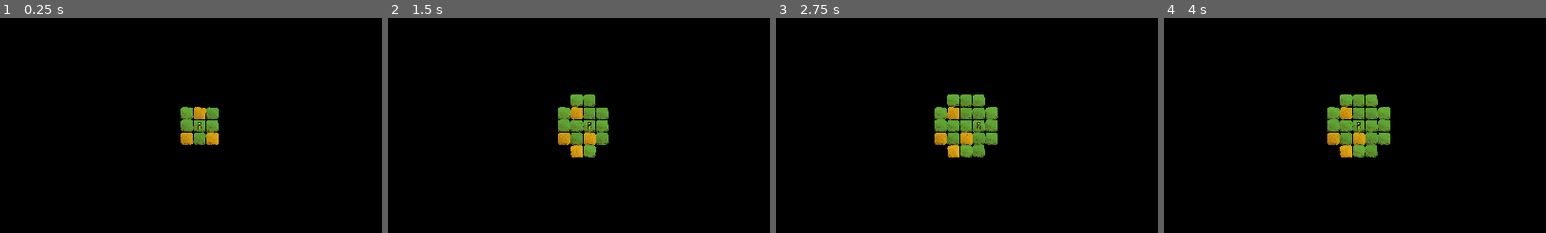
Above: before the commit, frames 1-4 (left to right).
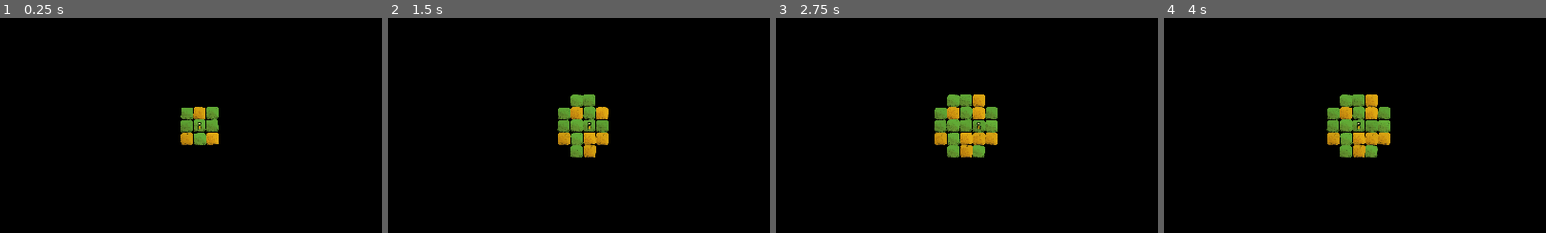
Above: after the commit, the same moments.

Repository: arrayewhy/Worlds
Game: Godot game, scene res://Scenes/Main.tscn
The game is run twice, just before and just after one commit, with the same random seed, the same clock (stepped at 60 frames per second) and the same inputs.
Inputs (mouse positions are % of the whole screen's width and height, from its top left):
- Up to frame 1 (0.25 s): no input
- Up to frame 2 (1.5 s): tap Enter (Enter) at 0.5, 0.6 s; move the mouse to (72, 45) at 0.52 s; hold D (Right) 0.53-1.25 s; click (72, 45) at 0.67 s; drag from (30, 55) to (45, 70) at 1.27 s
- Up to frame 3 (2.75 s): move the mouse to (60, 28) at 2.02 s; hold D (Right) from 2.03 s (still down); hold ` (Tilde) from 2.03 s (still down)
- Up to frame 4 (4 s): release D (Right) at 2.75 s; release ` (Tilde) at 2.75 s; drag from (45, 70) to (20, 35) at 2.77 s; move the mouse to (80, 65) at 3.52 s; hold A (Left) from 3.53 s (still down); tap O at 3.6 s
The pictures show only the part of the screen within x 24-74%, y 25-75%; the shares and areas given below are measured in that part.

The runs differ from the first frame. In frame 1, 0.3% of the frame differs, in the area x 47-58%, y 41-60%; in frame 2, 1.1%; in frame 3, 1.6%, in the area x 41-59%, y 35-65%; in frame 4, 1.5%.

Commit message:
Relegate [Biome Position Randomisation to the biome Sprite]

Diff:
--- a/worlds/Scripts/Biomes/Biome-Spawner.gd
+++ b/worlds/Scripts/Biomes/Biome-Spawner.gd
@@ -4,20 +4,21 @@
 
 @export var biomeHolder:Node;
 
+
 func _ready() -> void:
 	get_parent().SpawnInit.connect(SpawnInitBiomes);
 	get_parent().SpawnAround.connect(On_SpawnAround);
 
+
 # [ 1 / 3 ] Functions: Biome Spawning ----------------------------------------------------------------------------------------------------
+
 
 func SpawnBiome(gPos:Vector2i, type:Biome_Master.Type, interType:InteractionMaster.Type = InteractionMaster.Type.NULL) -> void:
 	var newBiome:Object = biomePrefab.instantiate();
 	newBiome.Initialise(gPos, type);
 	biomeHolder.add_child(newBiome);
-	# Position New Biome in World Space with slight randomisation
-	var newPos:Vector2 = Vector2(gPos) * World.cellSize;
-	newPos += Vector2(randf_range(-6, 6), randf_range(-6, 6));
-	newBiome.position = newPos;
+	# Position New Biome in World Space
+	newBiome.position = Vector2(gPos) * World.cellSize;
 	# Record the biome
 	World.Record_Biome(gPos, newBiome, type);
 	newBiome.Initialise_Interaction(gPos, type, interType);
@@ -25,8 +26,10 @@
 	# Debug Message
 	#InGameDebugger.Say(str(gPos, " : ", World.Get_BiomeType(gPos), ", ", World.Get_InteractionType(gPos)), true);
 
+
 func SpawnRandomBiome(gPos:Vector2i, interType:InteractionMaster.Type = InteractionMaster.Type.NULL) -> void:
 	SpawnBiome(gPos, Biome_Master.RandomBiomeType(), interType);
+
 
 func SpawnRandomBiomes(gPos:Vector2i, reach:int) -> void:
 	var empties:Array[Vector2i] = GridPos_Utils.Empties_Around(gPos, reach);
@@ -34,16 +37,13 @@
 		for e in empties:
 			SpawnRandomBiome(e);
 
+
 func SpawnRandomBiomes_Influenced(currGPos:Vector2i, _prevGPos:Vector2i, spawnRange:int, influenceRange:int) -> void:
 
 	var spawnPoints:Array[Vector2i] = GridPos_Utils.Empties_Around(currGPos, spawnRange);
 
 	if spawnPoints.size() == 0:
 		return;
-
-	# Remove a random spawn point just for fun!
-	if spawnPoints.size() > 1:
-		spawnPoints.remove_at(randi_range(0, spawnPoints.size() - 1));
 
 	# Get Surrounding Biomes with Grid Positions used to compare with each Spawn Point and get
 	# its Adjacent Biome Type, which will determine the Influences used in selecting the
@@ -68,8 +68,10 @@
 				break;
 	#InGameDebugger.Say("\n");
 
+
 func On_SpawnAround(currGPos:Vector2i, prevGPos:Vector2i) -> void:
 	SpawnRandomBiomes_Influenced(currGPos, prevGPos, 2, 1);
+
 
 func SpawnInitBiomes(gPos:Vector2i) -> void:
 	var surroundingEmpties = GridPos_Utils.GridPositions_Around(gPos, 1);
@@ -77,7 +79,9 @@
 		SpawnRandomBiome(e);
 	get_parent().SpawnInit.disconnect(SpawnInitBiomes);
 
+
 # [ 2 / 3 ] Functions: Bias ----------------------------------------------------------------------------------------------------
+
 
 func Get_NeighbourBias(neighbourBiome:Biome_Master.Type) -> Array[Biome_Master.Type]:
 
--- a/worlds/Scripts/Biomes/Biome.gd
+++ b/worlds/Scripts/Biomes/Biome.gd
@@ -6,6 +6,8 @@
 # Variables
 var type:Biome_Master.Type;
 var gridPos:Vector2i;
+const rotRandLimit:float = .05;
+const posRandLimit:float = 8;
 
 func Initialise(gPos:Vector2i, biomeType:Biome_Master.Type) -> void:
 
@@ -15,7 +17,10 @@
 		biomeSprite = $"Biome-Sprite";
 
 	# A bit of Visual Styling
-	self.rotate(randf_range(-.05, .05));
+	biomeSprite.rotate(randf_range(-rotRandLimit, rotRandLimit));
+	biomeSprite.position += Vector2(randf_range(-posRandLimit, posRandLimit), randf_range(-posRandLimit, posRandLimit));
+	#InGameDebugger.Say(position)
+	#position += rand;
 	biomeSprite.modulate.v = randf_range(.9, 1);
 
 	match biomeType:
--- a/worlds/Scripts/Classes/GridPos_Utils.gd
+++ b/worlds/Scripts/Classes/GridPos_Utils.gd
@@ -12,11 +12,14 @@
 
 	for row in size:
 		for col in size:
+
 			var targ:Vector2i = topLeft + offset;
+
 			if removeCenter and targ == gPos:
 				pass;
 			else:
 				array.append(targ);
+
 			offset.x += 1;
 		offset.x = 0;
 		offset.y += 1;
